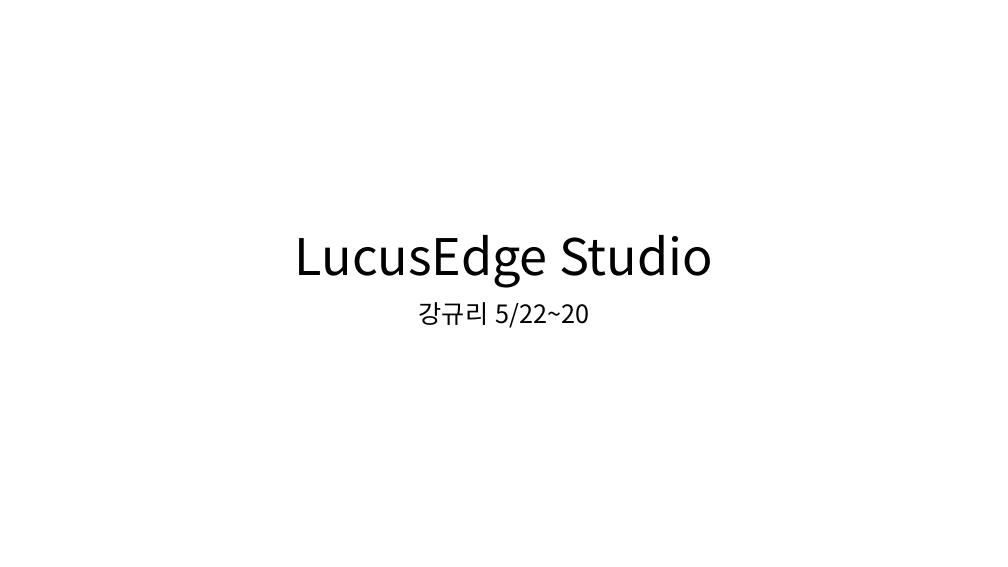
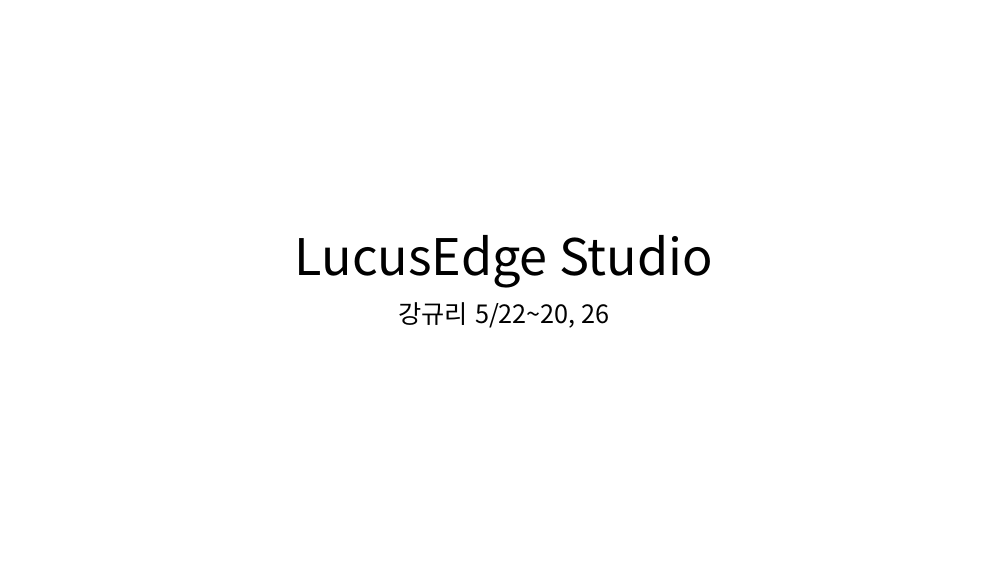
Before and after one commit to gyuri1220/opencv_study, a slide deck: slide 1 of LucusEdge 자료_0522.pptx. Drawn at 1008x567 pixels with LibreOffice and Linux fonts; fonts in the diff are those of the drawing. Boxes give left, top, right and bottom in pixels: in the first picture for what was removed or moved away, otherwise in the second. Text is boxed around its words. In the diff, an @@ line names an element or a change of style, - is before the commit and + after.

```diff
--- a/LucusEdge 자료_0522.pptx
+++ b/LucusEdge 자료_0522.pptx
@@ subtitle at bbox=[398, 302, 610, 328]: text changed @@
-강규리 5/22~20
+강규리 5/22~20, 26
```
Also in this commit, not shown: 8 slides added, 1 slide removed, 3 other files.
